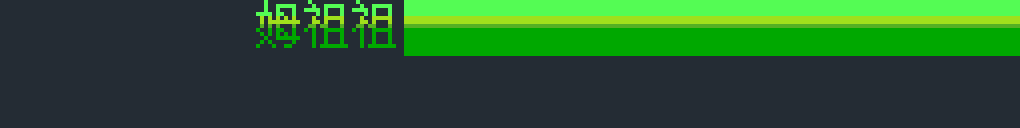
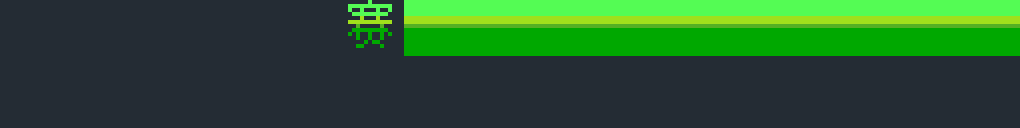
Comparing the layer stacks of the two 1020 x 128 images. Changes:
moved "图层 8" out of group "nod国家首都地名", painted on it over [256, 0, 396, 48]
